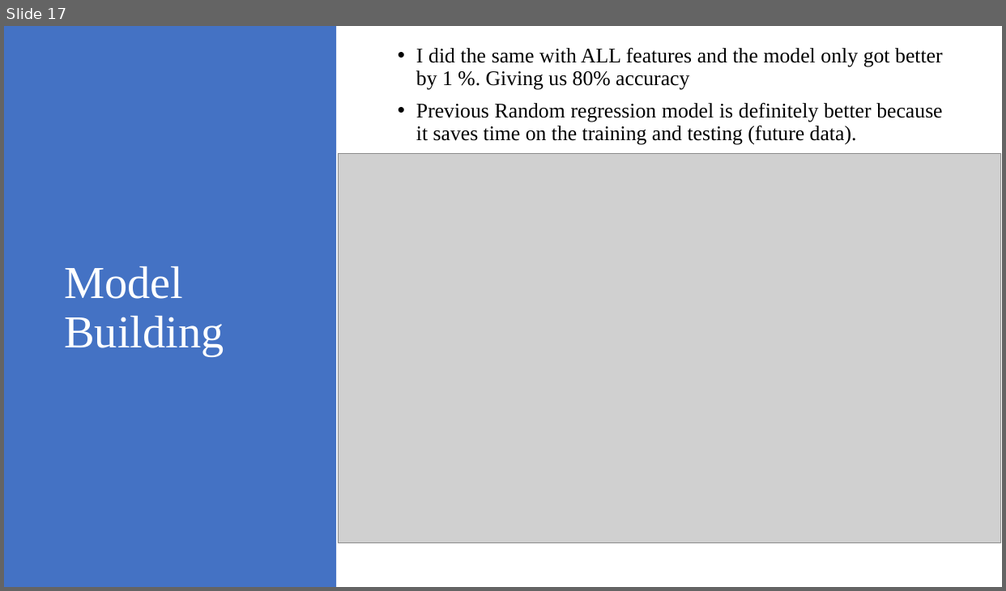
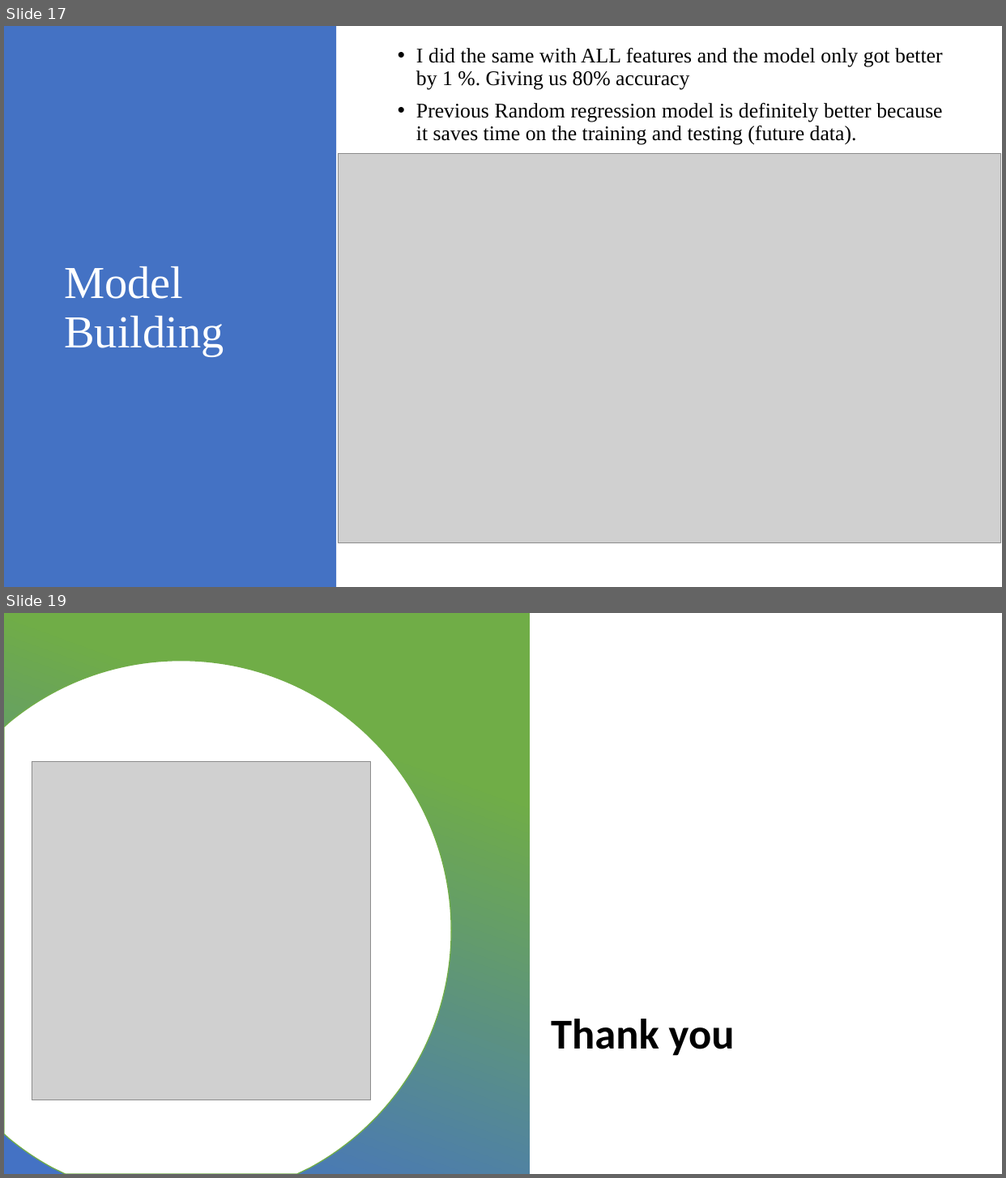
Before and after one commit to eliasturk/Red-wine-quality, a slide deck: Wine Quality.pptx. Shown one above the other, each under a label of ours: slide 17 before the commit, slides 17 and 19 after it; the slides between them are not shown. The pictures are 1006x591 and 1006x1178 pixels, drawn with LibreOffice and Linux fonts; fonts in the diff are those of the drawing; grey boxes stand for pictures; background and template pictures are left out. Boxes give left, top, right and bottom in pixels: in the first picture for what was removed or moved away, otherwise in the second. Text is boxed around its words. In the diff, an @@ line names an element or a change of style, - is before the commit and + after.

```diff
--- a/Wine Quality.pptx
+++ b/Wine Quality.pptx
@@ slide 19 added at (x1=4, y1=613, x2=1002, y2=1174), background picture (left out) @@
@@ rectangle added at (x1=4, y1=613, x2=530, y2=1174), fill gradient #70AD47 to #4472C4 @@
@@ freeform shape added at (x1=4, y1=661, x2=452, y2=1174), fill #FFFFFF, outline #4472C4 1 pt @@
@@ picture added at (x1=32, y1=762, x2=371, y2=1101) @@
@@ title added at (x1=551, y1=1019, x2=735, y2=1056), 41 pt, text #000000, bold @@
+Thank you
```
Also in this commit, not shown: 2 slides changed.
